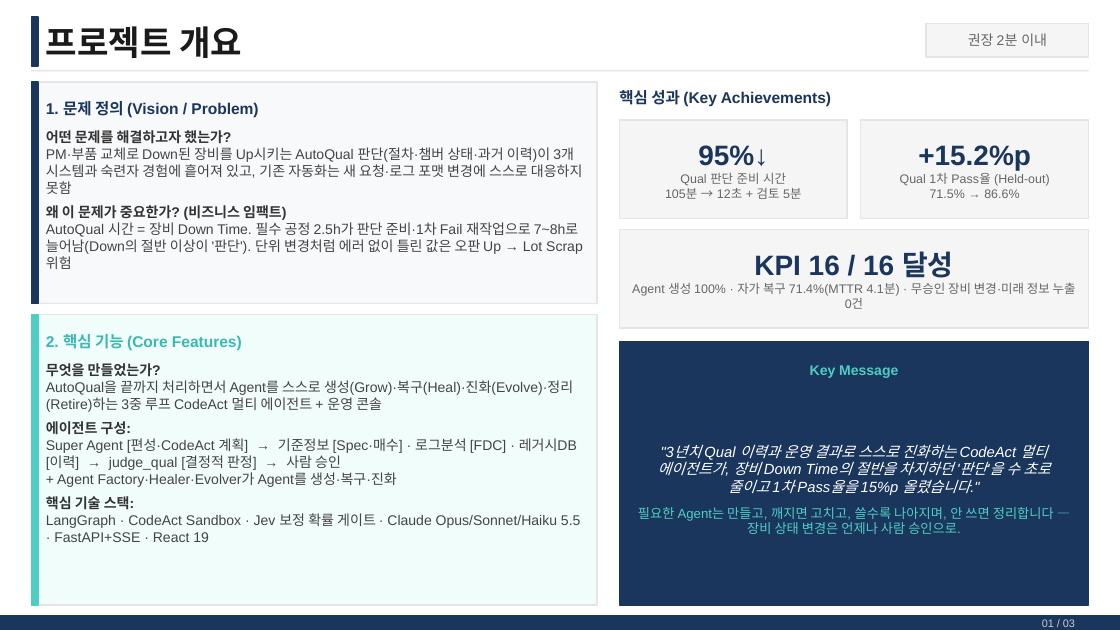
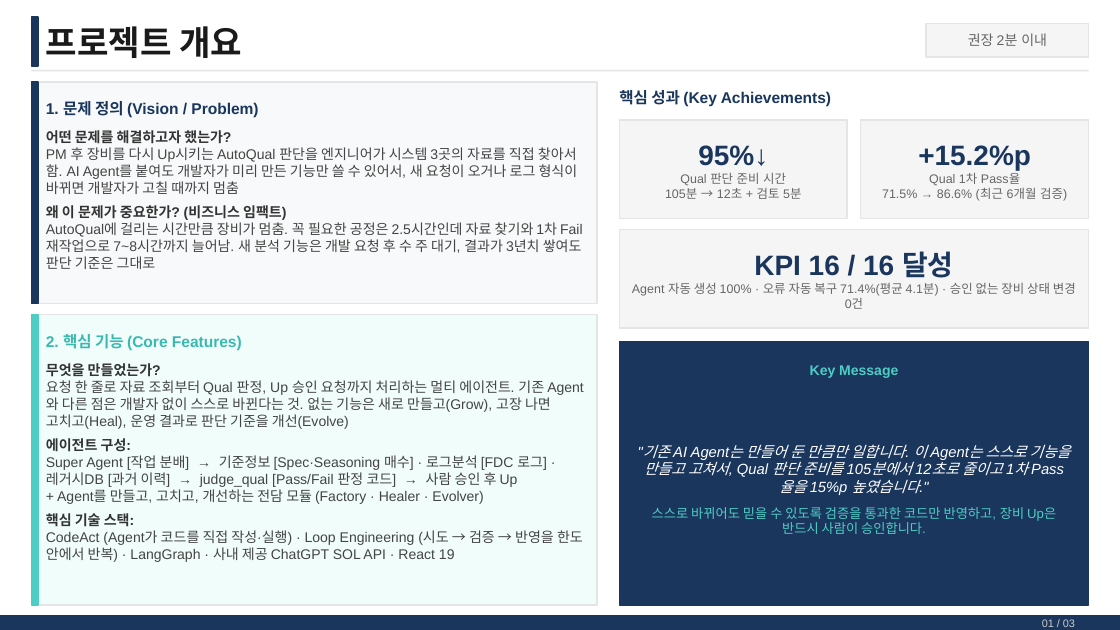
Before and after one commit to devGWeloper/aimaster, a slide deck: slide 2 of docs/AI_Master_Project_최종발표_김기웅_10333.pptx. Drawn at 1120x630 pixels with LibreOffice and Linux fonts; fonts in the diff are those of the drawing. Boxes give left, top, right and bottom in pixels: in the first picture for what was removed or moved away, otherwise in the second. Text is boxed around its words. In the diff, an @@ line names an element or a change of style, - is before the commit and + after.

```diff
--- a/docs/AI_Master_Project_최종발표_김기웅_10333.pptx
+++ b/docs/AI_Master_Project_최종발표_김기웅_10333.pptx
@@ text at <box>46,147,578,194</box>: text changed @@
-PM·부품 교체로 Down된 장비를 Up시키는 AutoQual 판단(절차·챔버 상태·과거 이력)이 3개 시스템과 숙련자 경험에 흩어져 있고, 기존 자동화는 새 요청·로그 포맷 변경에 스스로 대응하지 못함
+PM 후 장비를 다시 Up시키는 AutoQual 판단을 엔지니어가 시스템 3곳의 자료를 직접 찾아서 함. AI Agent를 붙여도 개발자가 미리 만든 기능만 쓸 수 있어서, 새 요청이 오거나 로그 형식이 바뀌면 개발자가 고칠 때까지 멈춤
@@ text at <box>882,173,1067,201</box>: text changed @@
-Qual 1차 Pass율 (Held-out)
-71.5% → 86.6%
+Qual 1차 Pass율
+71.5% → 86.6% (최근 6개월 검증)
@@ text at <box>46,222,583,269</box>: text changed @@
-AutoQual 시간 = 장비 Down Time. 필수 공정 2.5h가 판단 준비·1차 Fail 재작업으로 7~8h로 늘어남(Down의 절반 이상이 '판단'). 단위 변경처럼 에러 없이 틀린 값은 오판 Up → Lot Scrap 위험
+AutoQual에 걸리는 시간만큼 장비가 멈춤. 꼭 필요한 공정은 2.5시간인데 자료 찾기와 1차 Fail 재작업으로 7~8시간까지 늘어남. 새 분석 기능은 개발 요청 후 수 주 대기, 결과가 3년치 쌓여도 판단 기준은 그대로
@@ text at <box>632,283,1076,309</box>: text changed @@
-Agent 생성 100% · 자가 복구 71.4%(MTTR 4.1분) · 무승인 장비 변경·미래 정보 누출 0건
+Agent 자동 생성 100% · 오류 자동 복구 71.4%(평균 4.1분) · 승인 없는 장비 상태 변경 0건
@@ text at <box>46,380,551,429</box>: text changed @@
-AutoQual을 끝까지 처리하면서 Agent를 스스로 생성(Grow)·복구(Heal)·진화(Evolve)·정리(Retire)하는 3중 루프 CodeAct 멀티 에이전트 + 운영 콘솔
+요청 한 줄로 자료 조회부터 Qual 판정, Up 승인 요청까지 처리하는 멀티 에이전트. 기존 Agent와 다른 점은 개발자 없이 스스로 바뀐다는 것. 없는 기능은 새로 만들고(Grow), 고장 나면 고치고(Heal), 운영 결과로 판단 기준을 개선(Evolve)
@@ text at <box>643,444,1071,534</box>: text changed @@
-"3년치 Qual 이력과 운영 결과로 스스로 진화하는 CodeAct 멀티 에이전트가, 장비 Down Time의 절반을 차지하던 '판단'을 수 초로 줄이고 1차 Pass율을 15%p 올렸습니다."
-필요한 Agent는 만들고, 깨지면 고치고, 쓸수록 나아지며, 안 쓰면 정리합니다 — 장비 상태 변경은 언제나 사람 승인으로.
+"기존 AI Agent는 만들어 둔 만큼만 일합니다. 이 Agent는 스스로 기능을 만들고 고쳐서, Qual 판단 준비를 105분에서 12초로 줄이고 1차 Pass율을 15%p 높였습니다."
+스스로 바뀌어도 믿을 수 있도록 검증을 통과한 코드만 반영하고, 장비 Up은 반드시 사람이 승인합니다.
@@ text at <box>46,455,547,504</box>: text changed @@
-Super Agent [편성·CodeAct 계획] → 기준정보 [Spec·매수] · 로그분석 [FDC] · 레거시DB [이력] → judge_qual [결정적 판정] → 사람 승인
-+ Agent Factory·Healer·Evolver가 Agent를 생성·복구·진화
+Super Agent [작업 분배] → 기준정보 [Spec·Seasoning 매수] · 로그분석 [FDC 로그] · 레거시DB [과거 이력] → judge_qual [Pass/Fail 판정 코드] → 사람 승인 후 Up
++ Agent를 만들고, 고치고, 개선하는 전담 모듈 (Factory · Healer · Evolver)
@@ text at <box>46,530,583,562</box>: text changed @@
-LangGraph · CodeAct Sandbox · Jev 보정 확률 게이트 · Claude Opus/Sonnet/Haiku 5.5 · FastAPI+SSE · React 19
+CodeAct (Agent가 코드를 직접 작성·실행) · Loop Engineering (시도 → 검증 → 반영을 한도 안에서 반복) · LangGraph · 사내 제공 ChatGPT SOL API · React 19
```
Also in this commit, not shown: 2 other slides changed, 3 other files.
